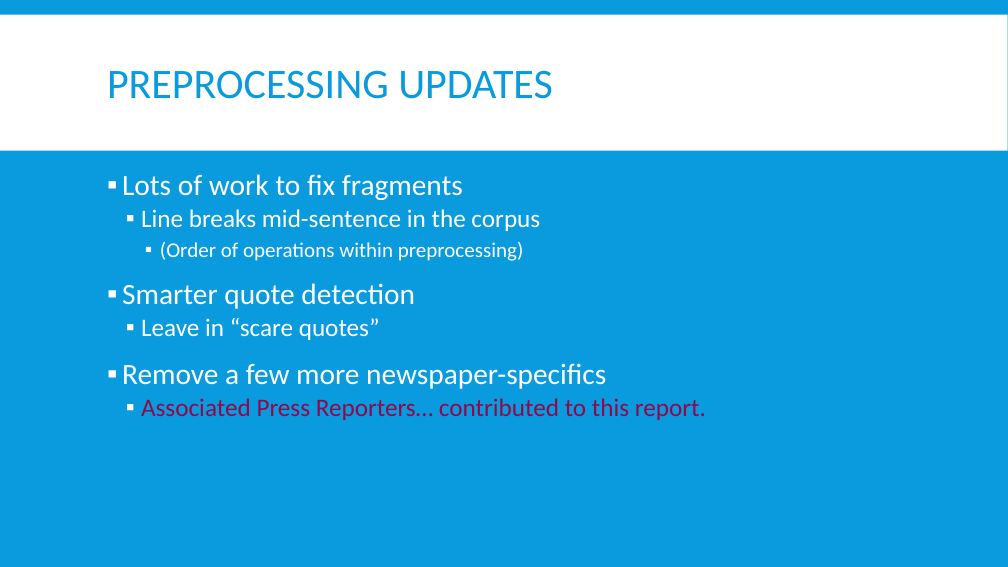
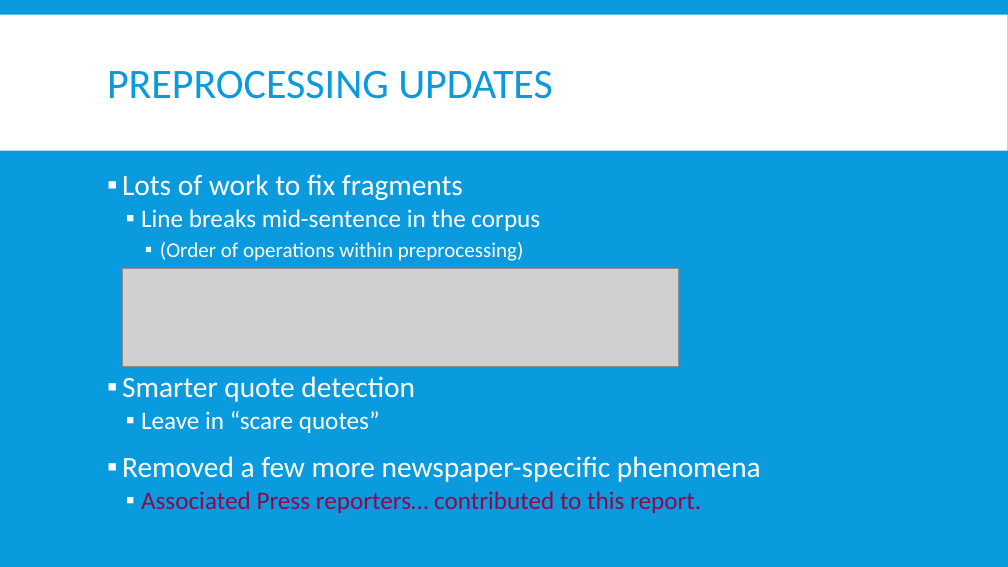
Before and after one commit to Mindful/ling-573, a slide deck: slide 6 of doc/D4_presentation.pptx (slide 4 before the commit). Drawn at 1008x567 pixels with LibreOffice and Linux fonts; fonts in the diff are those of the drawing; grey boxes stand for pictures. Boxes give left, top, right and bottom in pixels: in the first picture for what was removed or moved away, otherwise in the second. Text is boxed around its words. In the diff, an @@ line names an element or a change of style, - is before the commit and + after.

```diff
--- a/doc/D4_presentation.pptx
+++ b/doc/D4_presentation.pptx
@@ picture added at <box>123,268,679,367</box> @@
@@ text at <box>122,456,761,513</box>: text changed @@
-▪ Remove a few more newspaper-specifics
-  ▪ Associated Press Reporters… contributed to this report.
+▪ Removed a few more newspaper-specific phenomena
+  ▪ Associated Press reporters… contributed to this report.
```
Also in this commit, not shown: 12 other slides changed, 9 slides added.
